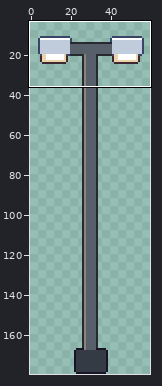
Two states of a pixel-art file, art/roadside/roadside-street-lamp.aseprite. The first picture is a wide view before the edit; the outline marks the close-up.
Close-up. Before the commit:
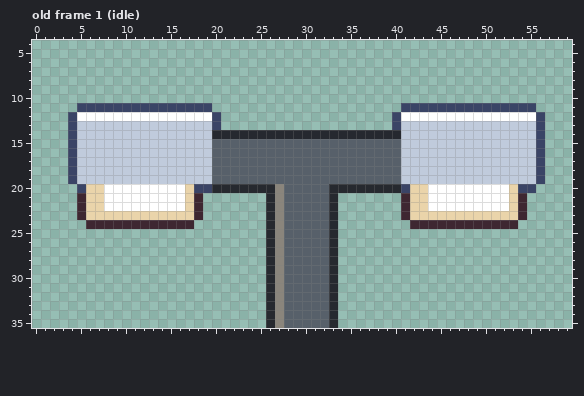
60x180 pixels, 1 frame. Shown: old frame 1 (idle): x 0..59, y 4..35. The wide view leaves out empty margins. The commit also changed other frames or places, which this record leaves out.
Now the later version:
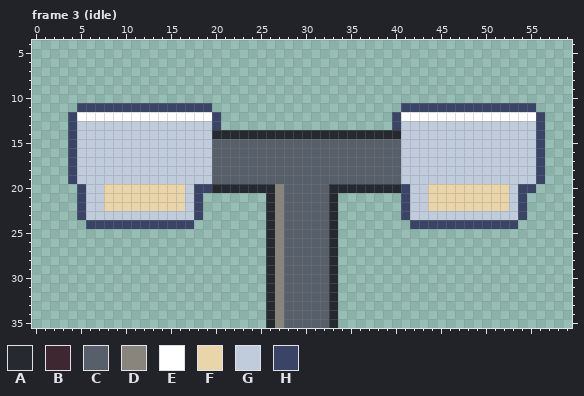
Palette (. is transparent): A #26292f  B #3e2731  C #57606a  D #8a857c  E #ffffff  F #ead4aa  G #c0cbdc  H #3a4466
A new or re-ordered frame is compared with the old frame closest to it.
The edit:
frames 1 -> 6
--- frame 3 (idle) is new; against old frame 1 (idle)
@@ x 0..59 @@
 19 ....HGGGGGGGGGGGGGGGCCCCCCCCCCCCCCCCCCCCCGGGGGGGGGGGGGGGH...
-20 .....HFFEEEEEEEEEFHHAAAAAAADCCCCCAAAAAAAAHFFEEEEEEEEEFHH....
-21 .....BFFEEEEEEEEEFB.......ADCCCCCA.......BFFEEEEEEEEEFB.....
-22 .....BFFEEEEEEEEEFB.......ADCCCCCA.......BFFEEEEEEEEEFB.....
-23 .....BFFFFFFFFFFFFB.......ADCCCCCA.......BFFFFFFFFFFFFB.....
-24 ......BBBBBBBBBBBB........ADCCCCCA........BBBBBBBBBBBB......
+20 .....HGGFFFFFFFFFGHHAAAAAAADCCCCCAAAAAAAAHGGFFFFFFFFFGHH....
+21 .....HGGFFFFFFFFFGH.......ADCCCCCA.......HGGFFFFFFFFFGH.....
+22 .....HGGFFFFFFFFFGH.......ADCCCCCA.......HGGFFFFFFFFFGH.....
+23 .....HGGGGGGGGGGGGH.......ADCCCCCA.......HGGGGGGGGGGGGH.....
+24 ......HHHHHHHHHHHH........ADCCCCCA........HHHHHHHHHHHH......
 25 ..........................ADCCCCCA..........................
Pixel boxes of the changes (left, top, right, bottom) in both close-ups:
changed: (77, 184, 203, 229)
changed: (401, 184, 527, 229)
